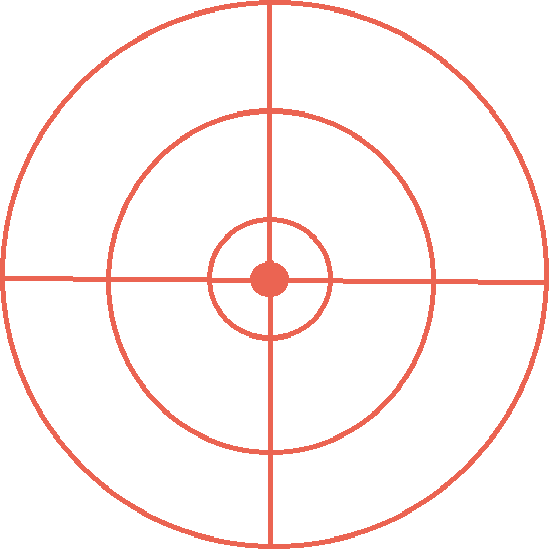
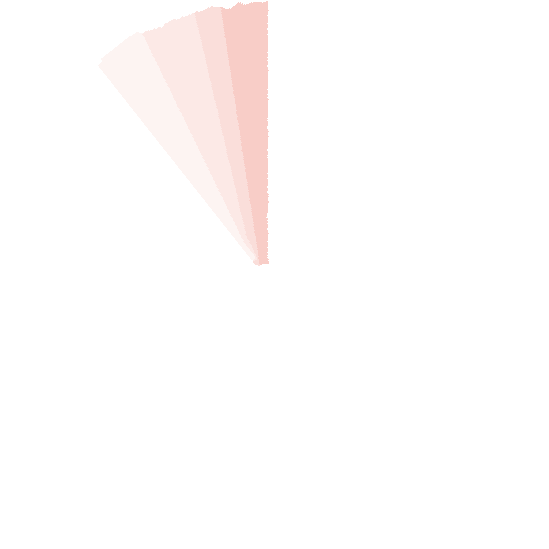
Layer changes from the first 549 × 549 image to the second:
moved "Layer 1" into group "Radar" over [261, 0, 278, 15]
moved "Background" into group "Radar" over [0, 0, 549, 549]
added group "Radar signal" (1st of 2) with 6 layers over [98, 1, 269, 266]
